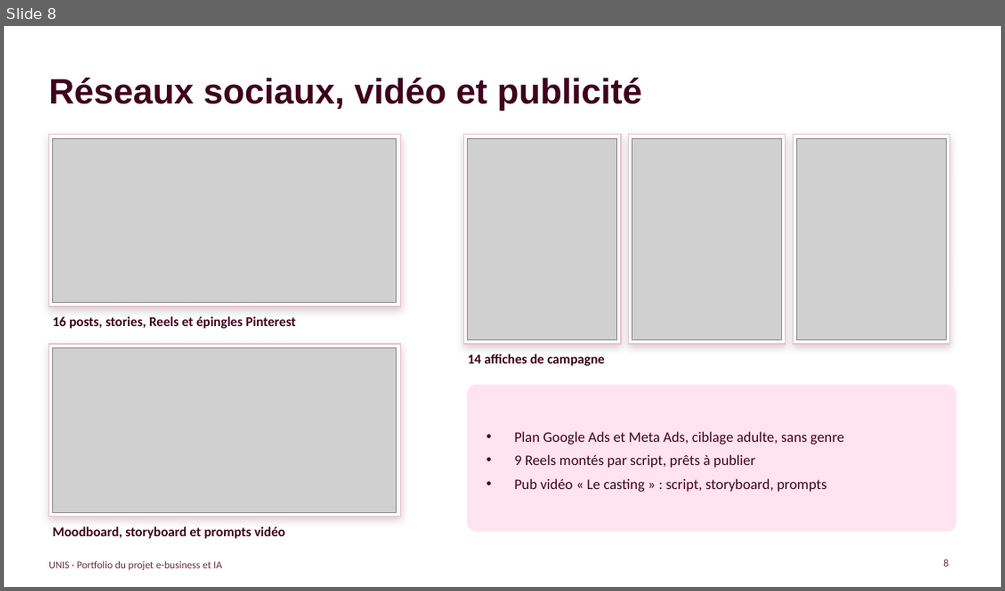
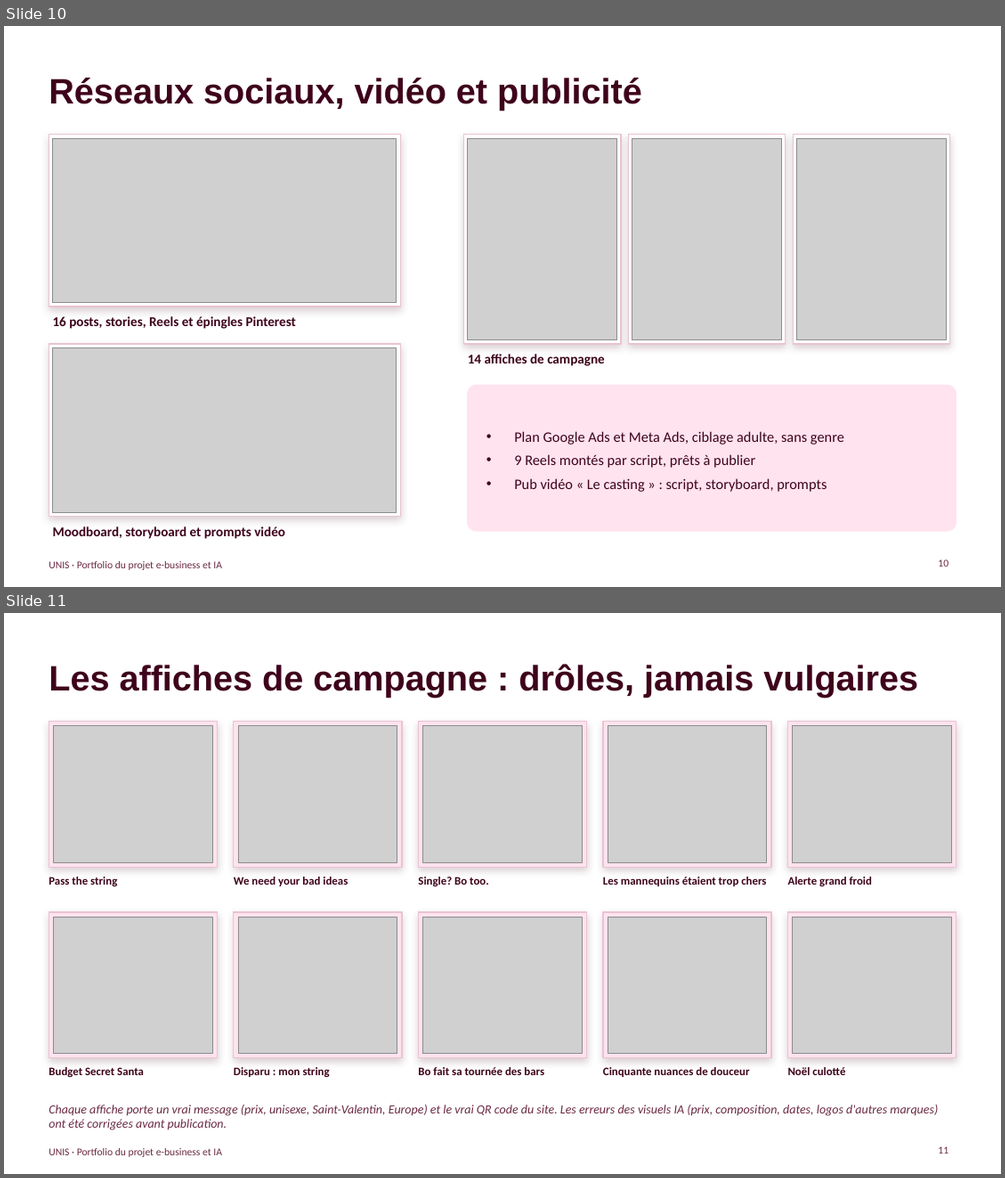
Before and after one commit to kilian-xanadou/unis, a slide deck: docs/UNIS-portfolio-15-minutes.pptx. Shown one above the other, each under a label of ours: slide 8 before the commit, slides 10 and 11 after it. The pictures are 1005x591 and 1005x1178 pixels, drawn with LibreOffice and Linux fonts; fonts in the diff are those of the drawing; grey boxes stand for pictures. Boxes give left, top, right and bottom in pixels: in the first picture for what was removed or moved away, otherwise in the second. Text is boxed around its words. In the diff, an @@ line names an element or a change of style, - is before the commit and + after.

```diff
--- a/docs/UNIS-portfolio-15-minutes.pptx
+++ b/docs/UNIS-portfolio-15-minutes.pptx
@@ slide 11 added at bbox=[4, 613, 1001, 1174], background #FFFFFF; not listed: 1 template element that a slide beside it also shows @@
@@ title added at bbox=[48, 664, 918, 697], 34 pt, text #3E031B, bold @@
+Les affiches de campagne : drôles, jamais vulgaires
@@ rectangle added at bbox=[48, 722, 217, 868], fill #FFE3EE, outline #E9C3D2 1 pt @@
@@ picture added at bbox=[53, 726, 212, 863] @@
@@ rectangle added at bbox=[234, 722, 402, 868], fill #FFE3EE, outline #E9C3D2 1 pt @@
@@ picture added at bbox=[238, 726, 397, 863] @@
@@ rectangle added at bbox=[418, 722, 587, 868], fill #FFE3EE, outline #E9C3D2 1 pt @@
@@ picture added at bbox=[423, 726, 582, 863] @@
@@ rectangle added at bbox=[603, 722, 771, 868], fill #FFE3EE, outline #E9C3D2 1 pt @@
@@ picture added at bbox=[607, 726, 767, 863] @@
@@ rectangle added at bbox=[788, 722, 956, 868], fill #FFE3EE, outline #E9C3D2 1 pt @@
@@ picture added at bbox=[793, 726, 952, 863] @@
@@ text added at bbox=[48, 876, 117, 886], 11 pt, text #3E031B, bold @@
+Pass the string
@@ text added at bbox=[234, 876, 348, 886], 11 pt, text #3E031B, bold @@
+We need your bad ideas
@@ text added at bbox=[418, 876, 489, 886], 11 pt, text #3E031B, bold @@
+Single? Bo too.
@@ text added at bbox=[603, 876, 766, 886], 11 pt, text #3E031B, bold @@
+Les mannequins étaient trop chers
@@ text added at bbox=[788, 876, 872, 886], 11 pt, text #3E031B, bold @@
+Alerte grand froid
@@ rectangle added at bbox=[48, 912, 217, 1058], fill #FFE3EE, outline #E9C3D2 1 pt @@
@@ picture added at bbox=[53, 916, 212, 1054] @@
@@ rectangle added at bbox=[234, 912, 402, 1058], fill #FFE3EE, outline #E9C3D2 1 pt @@
@@ picture added at bbox=[238, 916, 397, 1054] @@
@@ rectangle added at bbox=[418, 912, 587, 1058], fill #FFE3EE, outline #E9C3D2 1 pt @@
@@ picture added at bbox=[423, 916, 582, 1054] @@
@@ rectangle added at bbox=[603, 912, 771, 1058], fill #FFE3EE, outline #E9C3D2 1 pt @@
@@ picture added at bbox=[607, 916, 767, 1054] @@
@@ rectangle added at bbox=[788, 912, 956, 1058], fill #FFE3EE, outline #E9C3D2 1 pt @@
@@ picture added at bbox=[793, 916, 952, 1054] @@
@@ text added at bbox=[48, 1067, 144, 1077], 11 pt, text #3E031B, bold @@
+Budget Secret Santa
@@ text added at bbox=[234, 1067, 330, 1077], 11 pt, text #3E031B, bold @@
+Disparu : mon string
@@ text added at bbox=[418, 1067, 544, 1075], 11 pt, text #3E031B, bold @@
+Bo fait sa tournée des bars
@@ text added at bbox=[603, 1067, 750, 1077], 11 pt, text #3E031B, bold @@
+Cinquante nuances de douceur
@@ text added at bbox=[788, 1067, 845, 1075], 11 pt, text #3E031B, bold @@
+Noël culotté
@@ text added at bbox=[48, 1104, 938, 1130], 12 pt, text #6B2A44, italic @@
+Chaque affiche porte un vrai message (prix, unisexe, Saint-Valentin, Europe) et le vrai QR code du site. Les erreurs des visuels IA (prix, composition, dates, logos d'autres marques) ont été corrigées avant publication.
@@ page number added at bbox=[938, 1146, 948, 1153], 10 pt, text #6B2A44 @@
+11
@@ what was slide 8 is now slide 10 @@
@@ page number at bbox=[938, 559, 948, 566]: text changed @@
-8
+10
```
Also in this commit, not shown: 2 other slides added.
